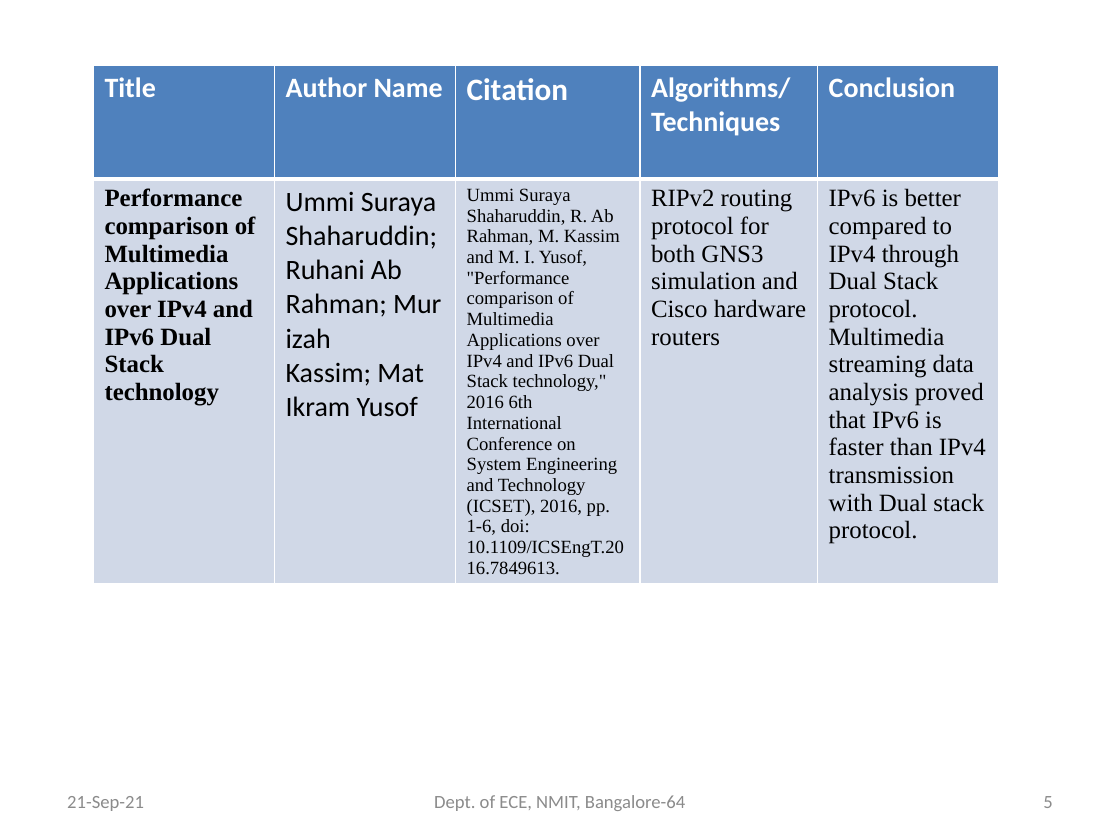
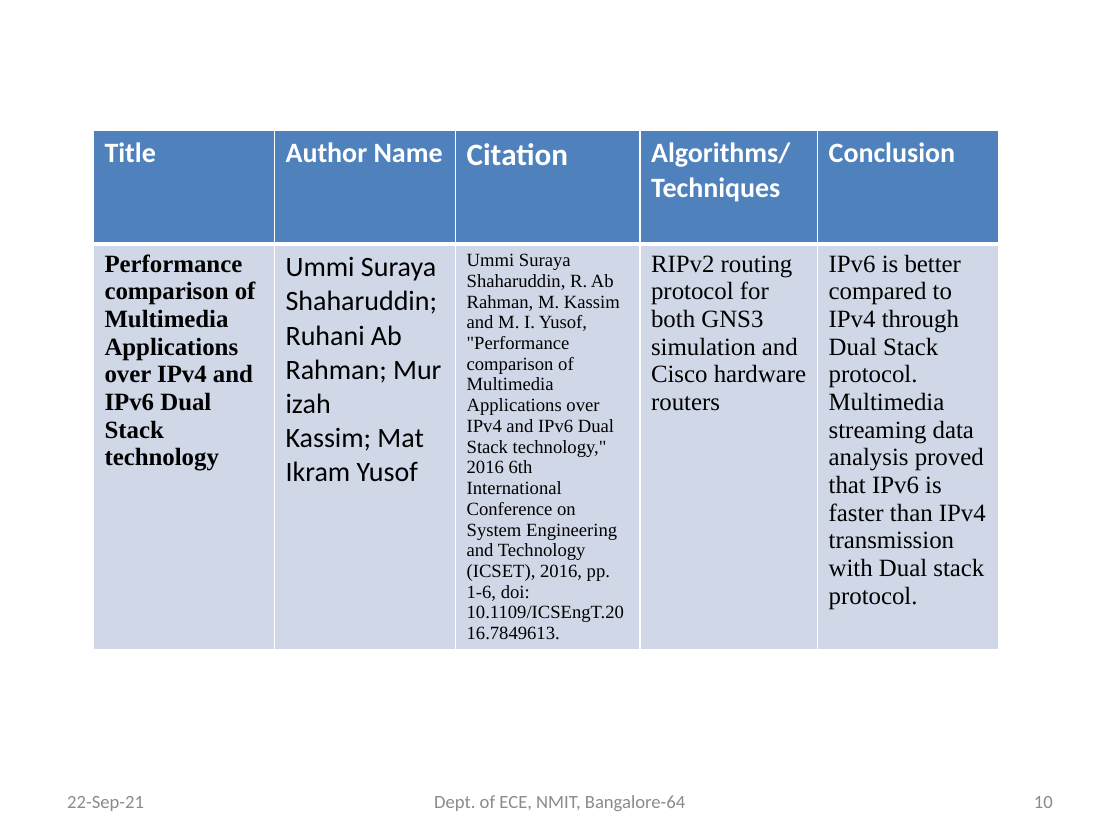
Before and after one commit to Shivakumarbharath/Dual-Stack-Host, a slide deck: slide 10 of Official Documents/Project Batch 16 phase1.pptx (slide 5 before the commit). Drawn at 1120x840 pixels with LibreOffice and Linux fonts; fonts in the diff are those of the drawing. Boxes give left, top, right and bottom in pixels: in the first picture for what was removed or moved away, otherwise in the second. Text is boxed around its words. In the diff, an @@ line names an element or a change of style, - is before the commit and + after.

```diff
--- a/Official Documents/Project Batch 16 phase1.pptx
+++ b/Official Documents/Project Batch 16 phase1.pptx
@@ table: place and size @@
-table at (93, 65, 1000, 614)
+table at (93, 131, 1000, 680)
@@ text at (67, 796, 144, 811): text changed @@
-21-Sep-21
+22-Sep-21
@@ page number at (1034, 796, 1053, 808): text changed @@
-5
+10
```
Also in this commit, not shown: 12 other slides changed, 2 slides removed.
